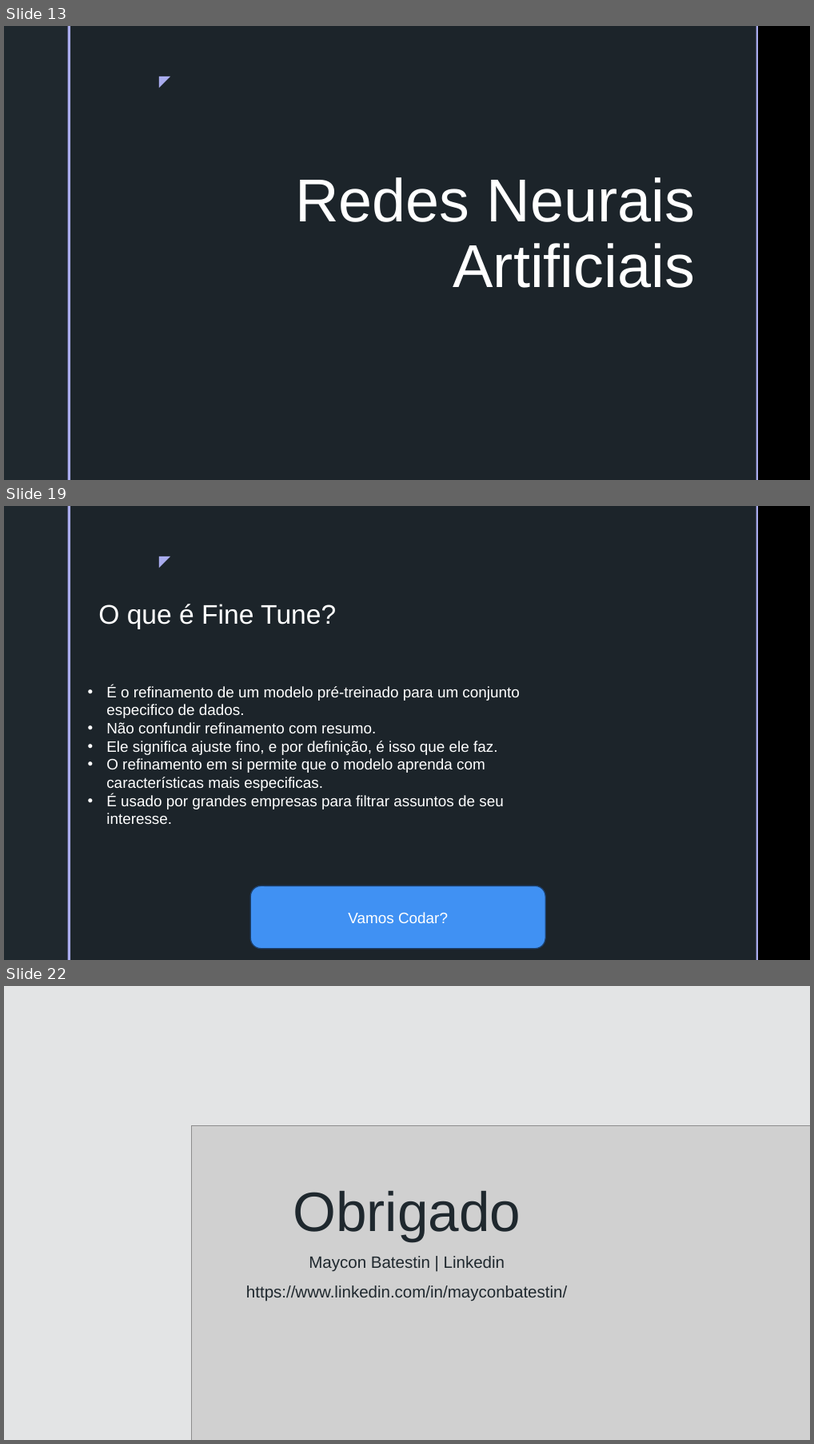
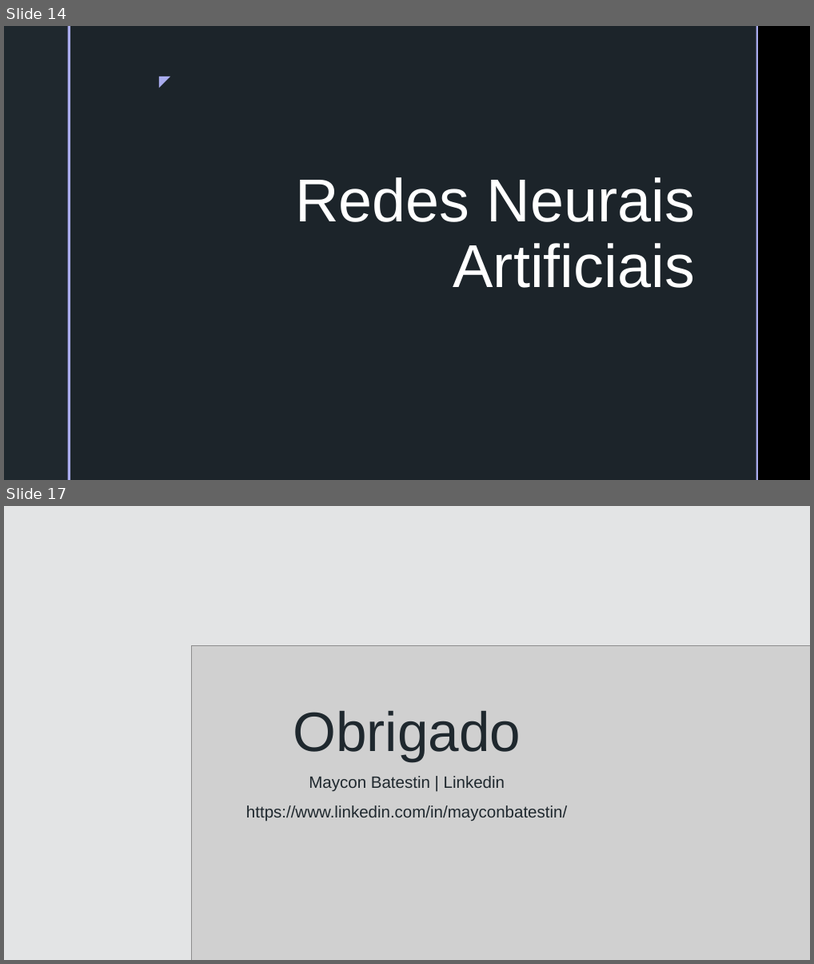
Before and after one commit to batestin1/coding_the_future_dio_redes_neurais, a slide deck: materiais/redes_neurais_dio.pptx. Shown one above the other, each under a label of ours: slides 13, 19 and 22 before the commit, slides 14 and 17 after it; the slides between them are not shown. The pictures are 814x1444 and 814x964 pixels, drawn with LibreOffice and Linux fonts; fonts in the diff are those of the drawing; grey boxes stand for pictures; background and template pictures are left out. Boxes give left, top, right and bottom in pixels: in the first picture for what was removed or moved away, otherwise in the second. Text is boxed around its words. In the diff, an @@ line names an element or a change of style, - is before the commit and + after.

```diff
--- a/materiais/redes_neurais_dio.pptx
+++ b/materiais/redes_neurais_dio.pptx
@@ slide 19 removed at (4, 506, 810, 960), background picture (left out); not listed: 5 template elements that a slide beside it also shows @@
@@ text removed at (98, 604, 336, 629) @@
-O que é Fine Tune?
@@ text removed at (106, 685, 519, 824) @@
-• É o refinamento de um modelo pré-treinado para um conjunto especifico de dados.
-• Não confundir refinamento com resumo.
-• Ele significa ajuste fino, e por definição, é isso que ele faz.
-• O refinamento em si permite que o modelo aprenda com características mais especificas.
-• É usado por grandes empresas para filtrar assuntos de seu interesse.
@@ rounded rectangle removed at (251, 886, 546, 949) @@
-Vamos Codar?
@@ what was slide 13 is now slide 14 @@
@@ what was slide 22 is now slide 17 @@
```
Also in this commit, not shown: 5 slides changed, 5 slides added, 9 other slides removed, 5 other files.
